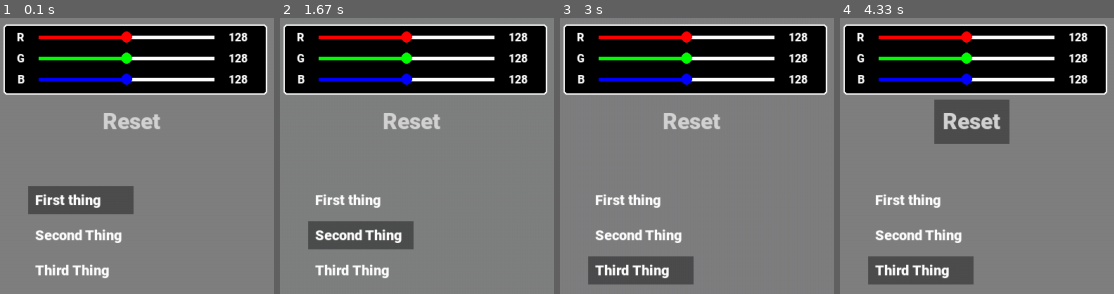
Above: before the commit, frames 1-4 (left to right).
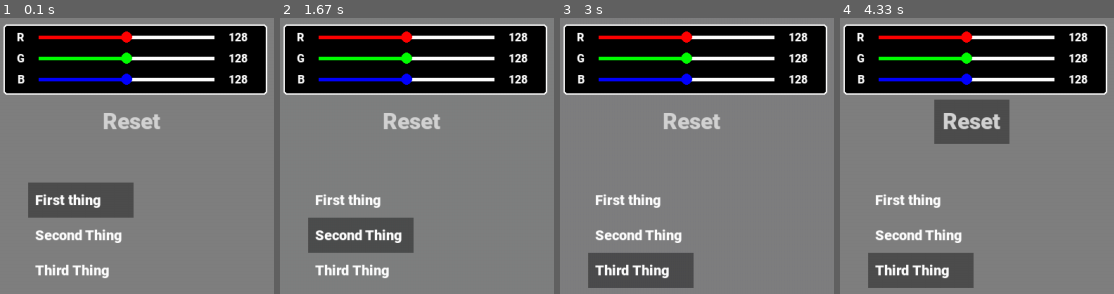
Above: after the commit, the same moments.

Repository: PraneethJain/PyGame-GUI
Game: pygame game, started from src/main.py
The game is run twice, just before and just after one commit, with the same random seed, the same clock (stepped at 60 frames per second) and the same inputs.
Inputs (mouse positions are in pixels of both pictures, inside the frame that each line leads up to):
- Up to frame 1 (0.1 s): no input
- Up to frame 2 (1.67 s): click "Second Thing" at 0.38 s; click "Reset" at 0.72 s; click (452, 191) at 1.05 s; click (406, 37) at 1.38 s
- Up to frame 3 (3 s): click "First thing" at 1.72 s; click (686, 56) at 2.05 s; click "Third Thing" at 2.93 s
- Up to frame 4 (4.33 s): click (966, 78) at 3.27 s; click "Reset" at 4.15 s

The runs differ from the first frame. In frame 1, 1.0% of the frame differs, in the area x 10-49%, y 59-73%; in frame 2, 1.0%, in the area x 10-49%, y 72-86%; in frame 3, 1.0%; in frame 4, 1.0%.

Commit message:
Added more customization

Diff:
--- a/src/menu.py
+++ b/src/menu.py
@@ -9,21 +9,46 @@
         self,
         menu_items: list[str] = ["First thing", "Second Thing", "Third Thing"],
         font=pg.font.Font("fonts/Roboto-Black.ttf", 20),
+        color="white",
+        gap=50,
+        topleft=(50, 250),
+        selected_background_size=(150, 50),
+        selected_background_color=(0, 0, 0),
+        selected_background_alpha=100,
     ) -> None:
         self.font = font
+        self.color = color
+        self.gap = gap
+        self.topleft = topleft
         self.menu_items = menu_items
         self.length = len(self.menu_items)
-        self.menu_item_images = [self.font.render(menu_item, True, "white") for menu_item in self.menu_items]
-        self.menu_item_rects = [image.get_rect(topleft = (50, 250 + 50*i)) for i, image in enumerate(self.menu_item_images)]
-        self.selected_image = pg.Surface((150, 40))
-        self.selected_image.set_alpha(100)
-        self.selected_image_rect = self.selected_image.get_rect(midleft = (self.menu_item_rects[0].midleft[0]-10, self.menu_item_rects[0].midleft[1]))
+        self.menu_item_images = [
+            self.font.render(menu_item, True, self.color)
+            for menu_item in self.menu_items
+        ]
+        self.menu_item_rects = [
+            image.get_rect(topleft=(topleft[0], topleft[1] + gap * i))
+            for i, image in enumerate(self.menu_item_images)
+        ]
+        self.selected_image = pg.Surface(selected_background_size)
+        self.selected_image.fill(selected_background_color)
+        self.selected_image.set_alpha(selected_background_alpha)
+        self.selected_image_rect = self.selected_image.get_rect(
+            midleft=(
+                self.menu_item_rects[0].midleft[0] - 10,
+                self.menu_item_rects[0].midleft[1],
+            )
+        )
 
     def add_menu_item(self, menu_item: str):
         self.menu_items.append(menu_item)
         self.length += 1
         self.menu_item_images.append(self.font.render(menu_item, True, "white"))
-        self.menu_item_rects.append(self.menu_item_images[-1].get_rect(topleft = (50, self.menu_item_rects[-1].y+50)))
+        self.menu_item_rects.append(
+            self.menu_item_images[-1].get_rect(
+                topleft=(self.topleft[0], self.menu_item_rects[-1].y + self.gap)
+            )
+        )
 
     def draw(self):
         screen.blit(self.selected_image, self.selected_image_rect)
@@ -36,7 +61,12 @@
             for i, rect in enumerate(self.menu_item_rects):
                 if rect.collidepoint(x, y):
                     Menu.selected_index = i
-                    self.selected_image_rect = self.selected_image.get_rect(midleft = (self.menu_item_rects[Menu.selected_index].midleft[0]-10, self.menu_item_rects[Menu.selected_index].midleft[1]))
+                    self.selected_image_rect = self.selected_image.get_rect(
+                        midleft=(
+                            self.menu_item_rects[Menu.selected_index].midleft[0] - 10,
+                            self.menu_item_rects[Menu.selected_index].midleft[1],
+                        )
+                    )
+
     def update(self):
         self.draw()
-        print(self.selected_index)
